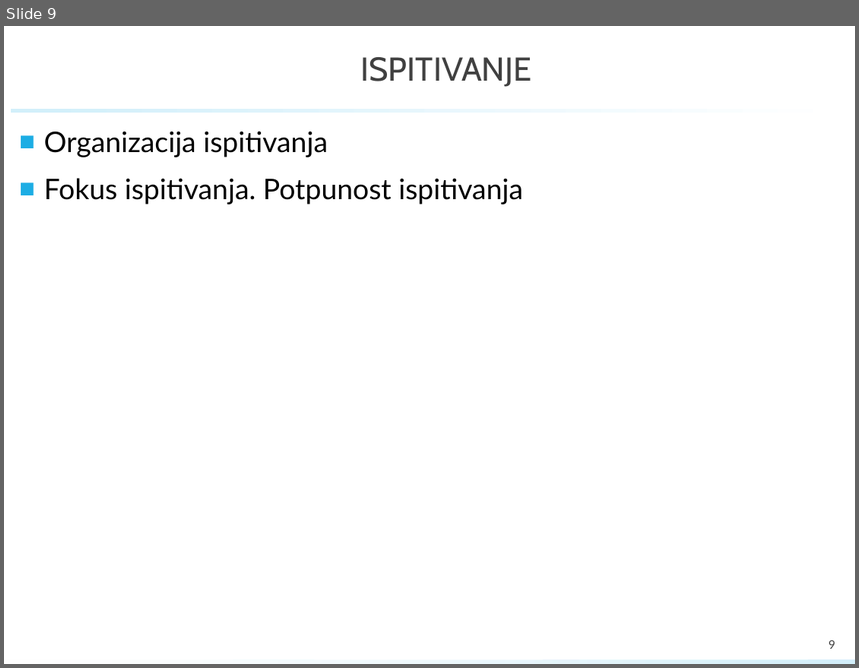
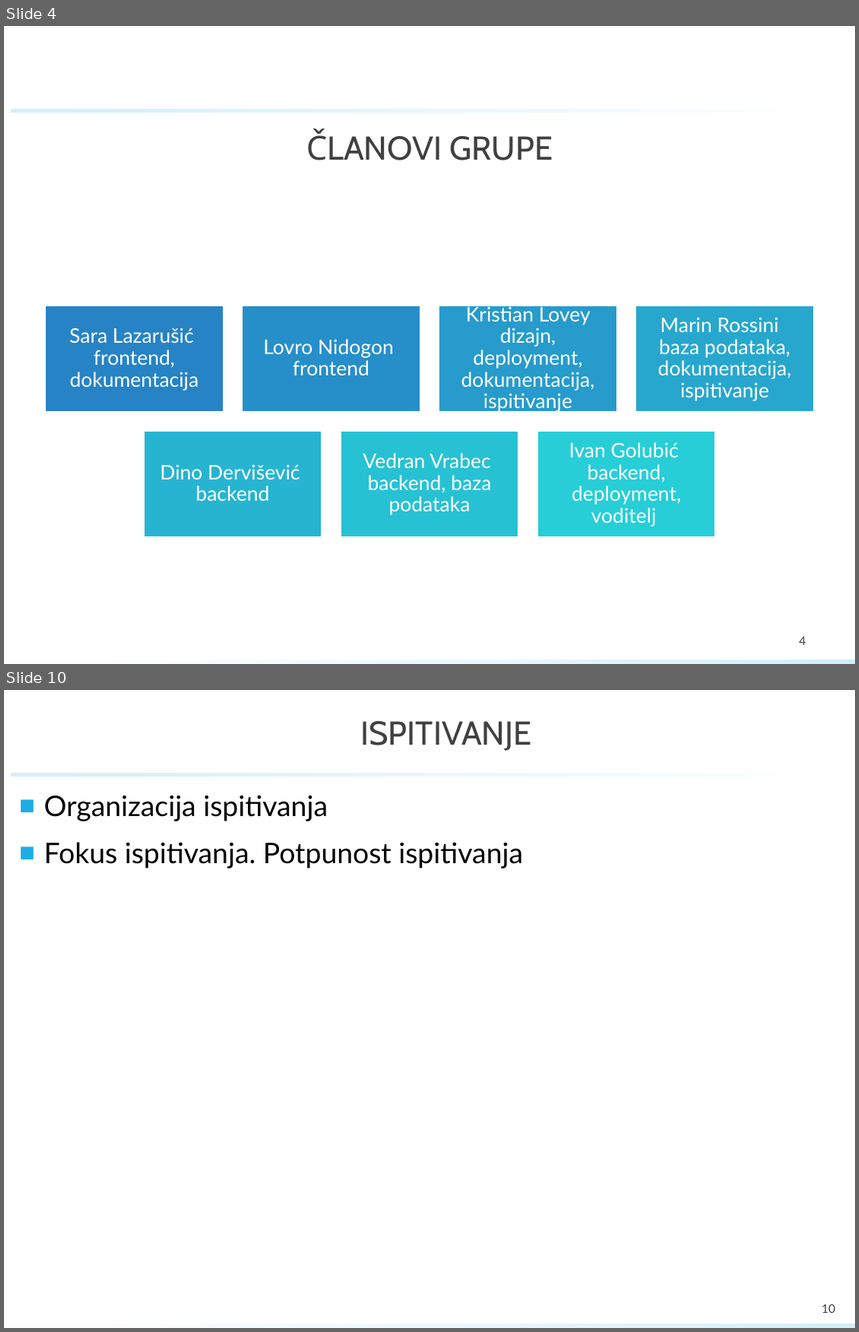
Before and after one commit to GolubIvan/Programsko-inzenjerstvo, a slide deck: PROINZ_TGxx.x_naziv_app.pptx. Shown one above the other, each under a label of ours: slide 9 before the commit, slides 4 and 10 after it; the slides between them are not shown. The pictures are 859x668 and 859x1332 pixels, drawn with LibreOffice and Linux fonts; fonts in the diff are those of the drawing; background and template pictures are left out. Boxes give left, top, right and bottom in pixels: in the first picture for what was removed or moved away, otherwise in the second. Text is boxed around its words. In the diff, an @@ line names an element or a change of style, - is before the commit and + after.

```diff
--- a/PROINZ_TGxx.x_naziv_app.pptx
+++ b/PROINZ_TGxx.x_naziv_app.pptx
@@ slide 4 added at [4, 26, 855, 664], background #FFFFFF; not listed: 2 template elements that a slide beside it also shows @@
@@ title added at [449, 136, 553, 161], 28 pt, text #404040 @@
+ČLANOVI GRUPE
@@ group added at [45, 304, 814, 537]: 7 rectangles, 7 texts @@
+Sara Lazarušić frontend, dokumentacija
+Lovro Nidogon frontend
+Kristian Lovey dizajn, deployment, dokumentacija, ispitivanje
+Marin Rossini baza podataka, dokumentacija, ispitivanje
+Dino Dervišević backend
+Vedran Vrabec backend, baza podataka
+Ivan Golubić backend, deployment, voditelj
@@ page number added at [799, 637, 806, 645], 10 pt, text #404040 @@
+4
@@ what was slide 9 is now slide 10 @@
@@ page number at [822, 1304, 835, 1313]: text changed @@
-9
+10
```
Also in this commit, not shown: 6 slides changed, 5 other slides added, 4 slides removed.
